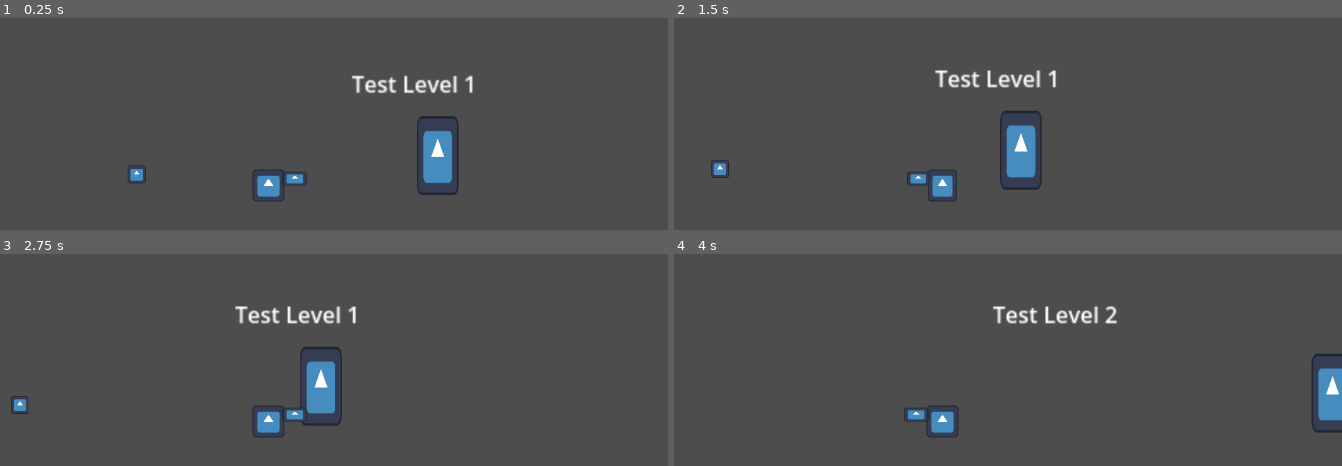
Above: before the commit, frames 1-4 (two rows, left to right).
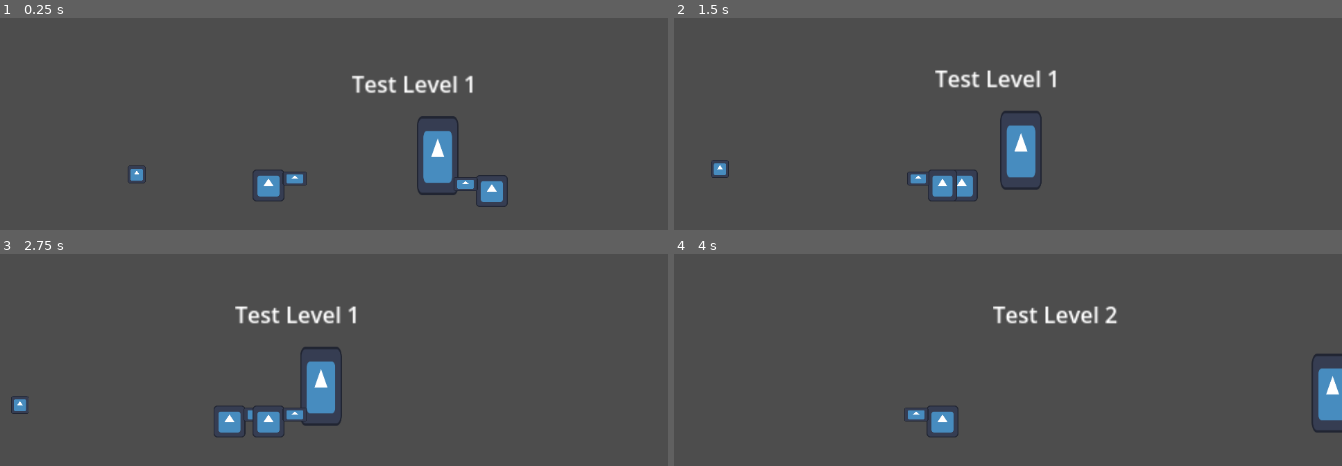
Above: after the commit, the same moments.

Repository: 1MochaChan1/cajole
Game: Godot game, scene res://levels/TestScene1.tscn
The game is run twice, just before and just after one commit, with the same random seed, the same clock (stepped at 60 frames per second) and the same inputs. The engine's default icon, where the game draws it, is replaced by a stand-in: a white triangle on a blue panel in a dark square.
Inputs:
- Up to frame 1 (0.25 s): no input
- Up to frame 2 (1.5 s): hold D (right) 0.53-1.28 s; tap E (interact) at 0.6 s; hold A (left) from 1.28 s (still down); tap Shift (sprint) at 1.35 s
- Up to frame 3 (2.75 s): release A (left) at 2.03 s; hold D (right) from 2.03 s (still down); tap F (toggle flashlight) at 2.1 s
- Up to frame 4 (4 s): tap E (interact) at 2.85 s; release D (right) at 3.53 s; hold A (left) from 3.53 s (still down); tap Shift (sprint) at 3.6 s

The runs differ from the first frame. In frame 1, 0.6% of the frame differs, in the area x 68-77%, y 74-90%; in frame 2, 0.3%; in frame 3, 0.5%; in frame 4, nothing differs.

Commit message:
simple enemy AI added

Diff:
--- a/core/enemy/Enemy.tscn
+++ b/core/enemy/Enemy.tscn
@@ -5,10 +5,13 @@
 
 [sub_resource type="CapsuleShape2D" id="CapsuleShape2D_yavun"]
 
-[node name="Enemy" type="CharacterBody2D"]
+[node name="Enemy" type="CharacterBody2D" node_paths=PackedStringArray("ray_cast")]
 collision_layer = 4
-collision_mask = 3
 script = ExtResource("1_tt6vv")
+walk_speed = 80.0
+max_speed = 100.0
+lerp_speed = 0.025
+ray_cast = NodePath("RayCast2D")
 
 [node name="Sprite2D" type="Sprite2D" parent="."]
 scale = Vector2(0.179688, 0.179688)
@@ -22,3 +25,7 @@
 [node name="CollisionShape2D" type="CollisionShape2D" parent="."]
 position = Vector2(0, -3)
 shape = SubResource("CapsuleShape2D_yavun")
+
+[node name="RayCast2D" type="RayCast2D" parent="."]
+target_position = Vector2(150, 0)
+collision_mask = 2
--- a/core/enemy/enemy_controller.gd
+++ b/core/enemy/enemy_controller.gd
@@ -1,20 +1,45 @@
-extends CharacterBody2D
+class_name Enemy extends CharacterBody2D
+
+signal attacked
 
 const GRAVITY = 10
 
 @export var walk_speed:float
 @export var max_speed:float
-var walk_dir = 1
+@export var lerp_speed = 0.25
+@export var ray_cast:RayCast2D
 
 var player_detected:bool = false
-var player_pos:Vector3
+var player:Player
+var look_dir
+var _speed_multiplier:float = 50
 
 func _ready():
 	pass
 
 
 func _physics_process(delta):
-	flip_char(player_pos.normalized().x)
+	velocity.y += GRAVITY
+	if(player):
+		detect_player()
+	move_and_slide()
+
 
 func flip_char(dir):
 	scale.x = scale.y * dir
+
+func detect_player():
+	look_dir = (player.position-global_position).normalized().x
+	flip_char(look_dir)
+	if (ray_cast.is_colliding()):
+		var body = ray_cast.get_collider()
+		if (body is Player):
+			move_towards_player()
+
+func move_towards_player():
+	var x = look_dir * walk_speed * _speed_multiplier
+	velocity.x = lerp(velocity.x, x, lerp_speed)
+	velocity.x = clamp(velocity.x, -max_speed, max_speed)
+
+func attack():
+	pass
--- a/core/managers/custom_scene.gd
+++ b/core/managers/custom_scene.gd
@@ -7,6 +7,9 @@
 signal scene_changed(new_scene_data:SceneData)
 
 func _ready():
+	initialize()
+
+func initialize():
 	if(not (Globals.scene_data)):
 		Globals.scene_data = SceneData.new()
 	scene_data = Globals.scene_data
--- a/core/player/Player.tscn
+++ b/core/player/Player.tscn
@@ -7,7 +7,7 @@
 
 [node name="Player" type="CharacterBody2D" node_paths=PackedStringArray("ray_cast")]
 collision_layer = 2
-collision_mask = 13
+collision_mask = 9
 script = ExtResource("1_qxx2l")
 walk_speed = 100.0
 max_walk_speed = 125.0
--- a/levels/TestScene1.tscn
+++ b/levels/TestScene1.tscn
@@ -1,9 +1,10 @@
-[gd_scene load_steps=6 format=3 uid="uid://davg5vfbwe3ol"]
+[gd_scene load_steps=7 format=3 uid="uid://davg5vfbwe3ol"]
 
 [ext_resource type="Script" path="res://levels/test_scene_1.gd" id="1_jkm3b"]
 [ext_resource type="PackedScene" uid="uid://dh8vp3rcmjxa8" path="res://core/components/doors/Door.tscn" id="3_0o4iw"]
 [ext_resource type="Resource" uid="uid://dt43vr5v4mqvx" path="res://core/components/doors/dr.tres" id="3_rn4t5"]
 [ext_resource type="PackedScene" uid="uid://loxg0ss1u61" path="res://core/components/keys/Key.tscn" id="4_ete7t"]
+[ext_resource type="PackedScene" uid="uid://bspqs0rv2mclx" path="res://core/enemy/Enemy.tscn" id="5_7uerc"]
 
 [sub_resource type="SegmentShape2D" id="SegmentShape2D_6fest"]
 b = Vector2(531, 0)
@@ -37,3 +38,6 @@
 [node name="Key" parent="." groups=["Keys"] instance=ExtResource("4_ete7t")]
 position = Vector2(85, 290)
 key_number = 1
+
+[node name="Enemy" parent="." groups=["Enemies"] instance=ExtResource("5_7uerc")]
+position = Vector2(341, 294)
--- a/levels/test_scene_1.gd
+++ b/levels/test_scene_1.gd
@@ -1,6 +1,8 @@
 extends CustomScene
 
-#func _ready():
-	#if(not (Globals.scene_data)):
-		#Globals.scene_data = SceneData.new()
-	#spawn_player()
+func _ready():
+	initialize()
+	var enemies = get_tree().get_nodes_in_group("Enemies")
+	for enemy in enemies:
+		if(enemy is Enemy):
+			enemy.player = player
